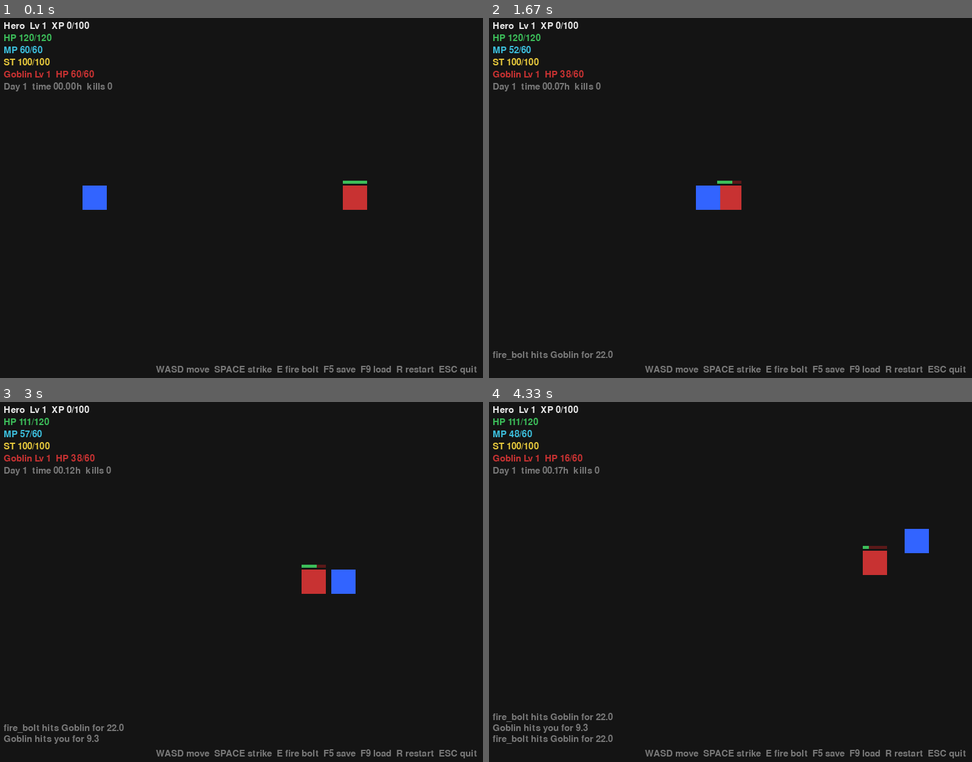
Above: before the commit, frames 1-4 (two rows, left to right).
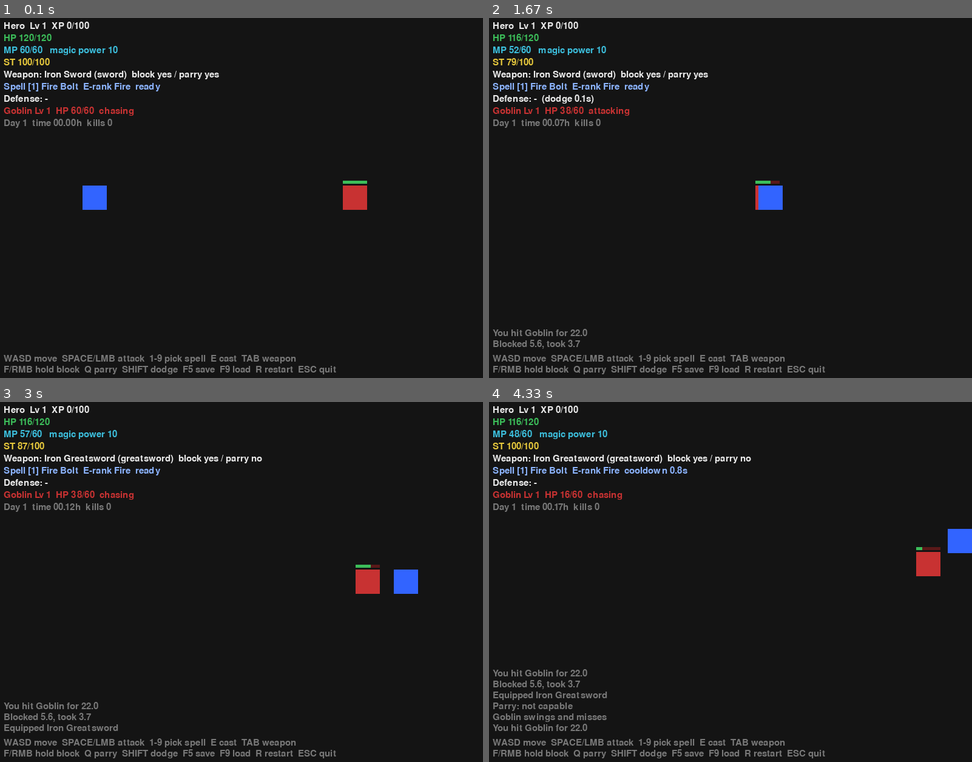
Above: after the commit, the same moments.

Repository: st10490392/magical-conquest-
Game: pygame game, started from main.py
Two runs of this game, one before a commit and one after it. Both use one fixed random seed, a clock stepped at 60 frames per second and the inputs below.
Inputs:
- Up to frame 1 (0.1 s): no input
- Up to frame 2 (1.67 s): hold E 0.33-0.8 s; hold D 0.33-0.8 s; tap Shift at 0.83 s; hold F 1.17-1.63 s; hold D 1.17-1.63 s
- Up to frame 3 (3 s): hold Q 1.67-2.13 s; hold D 1.67-2.13 s; hold Tab 2.17-2.63 s; hold D 2.17-2.63 s; tap Space at 2.67 s
- Up to frame 4 (4.33 s): tap Q at 3 s; hold D 3.33-3.8 s; hold W 3.83-4.13 s; hold D from 4.17 s (still down); tap E at 4.32 s

The runs differ from the first frame. In frame 1, 3.0% of the frame differs, in the area x 0-99%, y 7-99%; in frame 2, 4.8%; in frame 3, 5.3%; in frame 4, 5.8%, in the area x 0-100%, y 4-99%.

Commit message:
feat: integrate MC-002 mechanics into Pygame prototype

Diff:
--- a/game/presentation/pygame_app.py
+++ b/game/presentation/pygame_app.py
@@ -1,4 +1,4 @@
-"""Pygame front-end: keyboard -> PlayerInput, GameSession -> rectangles.
+"""Pygame front-end: keyboard/mouse -> PlayerInput, GameSession -> shapes.
 
 This is the only module that imports Pygame. It holds no game rules.
 """
@@ -6,14 +6,16 @@
 from __future__ import annotations
 
 from pathlib import Path
-from typing import Optional
+from typing import List, Optional, Tuple
 
 import pygame
 
 from game.core.entity import Entity
 from game.core.vector import Vec2
+from game.entities.enemy import EnemyState
+from game.magic.casting import check_spell_requirements
 from game.persistence.save_manager import SaveManager
-from game.session import Arena, GameSession, PlayerInput
+from game.session import Arena, GameSession, PlayerInput, outcome_text
 
 WIDTH, HEIGHT = 800, 600
 FPS = 60
@@ -21,21 +23,58 @@
 WHITE = (235, 235, 235)
 GREY = (120, 120, 120)
 RED = (200, 50, 50)
+ORANGE = (240, 150, 40)
 GREEN = (60, 190, 90)
 BLUE = (50, 100, 255)
+LIGHT_BLUE = (140, 180, 255)
 CYAN = (60, 190, 220)
 YELLOW = (230, 200, 60)
 BLACK = (20, 20, 20)
 DARK_RED = (90, 25, 25)
 
-
-def read_input() -> PlayerInput:
-    keys = pygame.key.get_pressed()
-    move = Vec2(
-        float(keys[pygame.K_d]) - float(keys[pygame.K_a]),
-        float(keys[pygame.K_s]) - float(keys[pygame.K_w]),
-    )
-    return PlayerInput(move=move, melee=bool(keys[pygame.K_SPACE]), magic=bool(keys[pygame.K_e]))
+SPELL_KEYS = {getattr(pygame, f"K_{n}"): n - 1 for n in range(1, 10)}
+
+
+class InputState:
+    """Collects one-shot presses from events between frames."""
+
+    def __init__(self) -> None:
+        self.reset()
+
+    def reset(self) -> None:
+        self.parry = False
+        self.dodge = False
+        self.cycle_weapon = False
+        self.select_spell: Optional[int] = None
+
+    def handle_keydown(self, key: int) -> None:
+        if key == pygame.K_q:
+            self.parry = True
+        elif key in (pygame.K_LSHIFT, pygame.K_RSHIFT):
+            self.dodge = True
+        elif key == pygame.K_TAB:
+            self.cycle_weapon = True
+        elif key in SPELL_KEYS:
+            self.select_spell = SPELL_KEYS[key]
+
+    def build(self) -> PlayerInput:
+        keys = pygame.key.get_pressed()
+        mouse = pygame.mouse.get_pressed()
+        controls = PlayerInput(
+            move=Vec2(
+                float(keys[pygame.K_d]) - float(keys[pygame.K_a]),
+                float(keys[pygame.K_s]) - float(keys[pygame.K_w]),
+            ),
+            melee=bool(keys[pygame.K_SPACE] or mouse[0]),
+            magic=bool(keys[pygame.K_e]),
+            block=bool(keys[pygame.K_f] or mouse[2]),
+            parry=self.parry,
+            dodge=self.dodge,
+            cycle_weapon=self.cycle_weapon,
+            select_spell=self.select_spell,
+        )
+        self.reset()
+        return controls
 
 
 def entity_rect(entity: Entity) -> pygame.Rect:
@@ -49,38 +88,90 @@
     pygame.draw.rect(screen, colour, (x, y, int(w * max(0.0, min(1.0, fraction))), h))
 
 
+def defense_label(session: GameSession) -> str:
+    d = session.player.defense
+    if d.is_dodging:
+        state = "DODGING"
+    elif d.is_parrying:
+        state = "PARRY WINDOW"
+    elif d.blocking:
+        state = "BLOCKING"
+    else:
+        state = "-"
+    cooldowns = []
+    if d.dodge_cooldown > 0:
+        cooldowns.append(f"dodge {d.dodge_cooldown:.1f}s")
+    if d.parry_cooldown > 0:
+        cooldowns.append(f"parry {d.parry_cooldown:.1f}s")
+    return f"Defense: {state}" + (f"  ({', '.join(cooldowns)})" if cooldowns else "")
+
+
+def hud_lines(session: GameSession) -> List[Tuple[str, Tuple[int, int, int]]]:
+    player, enemy = session.player, session.enemy
+    s = player.stats
+    weapon = player.weapon
+    guard = player.guard_profile()
+    weapon_text = (
+        f"Weapon: {weapon.name} ({weapon.weapon_type.value})" if weapon else "Weapon: unarmed"
+    ) + f"  block {'yes' if guard.can_block else 'no'} / parry {'yes' if guard.can_parry else 'no'}"
+    lines = [
+        (f"{player.name}  Lv {player.level}  XP {player.xp}/{player.xp_to_next}", WHITE),
+        (f"HP {s.health:.0f}/{s.max_health:.0f}", GREEN),
+        (f"MP {s.mana:.0f}/{s.max_mana:.0f}   magic power {s.magic_power:.0f}", CYAN),
+        (f"ST {s.stamina:.0f}/{s.max_stamina:.0f}", YELLOW),
+        (weapon_text, WHITE),
+    ]
+    spell = player.spellbook.selected
+    if spell is not None:
+        index = player.spellbook.spells.index(spell) + 1
+        problem = check_spell_requirements(player, spell)
+        cooldown = player.spellbook.cooldown_for(spell).remaining
+        status = outcome_text(problem) if problem else (f"cooldown {cooldown:.1f}s" if cooldown else "ready")
+        lines.append((f"Spell [{index}] {spell.name}  {spell.rank.value}-rank {spell.element.label}  {status}", LIGHT_BLUE))
+    lines.append((defense_label(session), WHITE))
+    if enemy is not None:
+        es = enemy.stats
+        lines.append((f"{enemy.name} Lv {enemy.level}  HP {es.health:.0f}/{es.max_health:.0f}  {enemy.state.value}", RED))
+    world = session.world
+    lines.append((f"Day {world.day}  time {world.time_of_day * 24:05.2f}h  kills {session.kills}", GREY))
+    return lines
+
+
 def draw(screen: pygame.Surface, font: pygame.font.Font, session: GameSession) -> None:
     screen.fill(BLACK)
     player, enemy = session.player, session.enemy
 
     if enemy is not None and enemy.is_alive:
         rect = entity_rect(enemy)
-        pygame.draw.rect(screen, RED, rect)
+        pygame.draw.rect(screen, ORANGE if enemy.state is EnemyState.WINDUP else RED, rect)
         draw_bar(screen, rect.x, rect.y - 8, rect.width, 5, enemy.stats.health / enemy.stats.max_health, GREEN)
 
     rect = entity_rect(player)
-    pygame.draw.rect(screen, BLUE if player.is_alive else GREY, rect)
-
-    s = player.stats
-    lines = [
-        (f"{player.name}  Lv {player.level}  XP {player.xp}/{player.xp_to_next}", WHITE),
-        (f"HP {s.health:.0f}/{s.max_health:.0f}", GREEN),
-        (f"MP {s.mana:.0f}/{s.max_mana:.0f}", CYAN),
-        (f"ST {s.stamina:.0f}/{s.max_stamina:.0f}", YELLOW),
-    ]
-    if enemy is not None:
-        es = enemy.stats
-        lines.append((f"{enemy.name} Lv {enemy.level}  HP {es.health:.0f}/{es.max_health:.0f}", RED))
-    world = session.world
-    lines.append((f"Day {world.day}  time {world.time_of_day * 24:05.2f}h  kills {session.kills}", GREY))
-    for i, (text, colour) in enumerate(lines):
+    defense = player.defense
+    if not player.is_alive:
+        colour = GREY
+    elif defense.is_dodging:
+        colour = LIGHT_BLUE
+    else:
+        colour = BLUE
+    pygame.draw.rect(screen, colour, rect)
+    if player.is_alive and defense.is_parrying:
+        pygame.draw.rect(screen, WHITE, rect.inflate(10, 10), 3)
+    elif player.is_alive and defense.blocking:
+        pygame.draw.rect(screen, YELLOW, rect.inflate(8, 8), 3)
+
+    for i, (text, colour) in enumerate(hud_lines(session)):
         screen.blit(font.render(text, True, colour), (10, 10 + i * 20))
 
     for i, text in enumerate(reversed(session.messages)):
-        screen.blit(font.render(text, True, GREY), (10, HEIGHT - 48 - i * 18))
-
-    help_text = "WASD move  SPACE strike  E fire bolt  F5 save  F9 load  R restart  ESC quit"
-    screen.blit(font.render(help_text, True, GREY), (WIDTH - font.size(help_text)[0] - 10, HEIGHT - 24))
+        screen.blit(font.render(text, True, GREY), (10, HEIGHT - 66 - i * 18))
+
+    help_lines = (
+        "WASD move  SPACE/LMB attack  1-9 pick spell  E cast  TAB weapon",
+        "F/RMB hold block  Q parry  SHIFT dodge  F5 save  F9 load  R restart  ESC quit",
+    )
+    for i, text in enumerate(help_lines):
+        screen.blit(font.render(text, True, GREY), (10, HEIGHT - 42 + i * 18))
 
     if not player.is_alive:
         big = font.render("YOU DIED - press R to restart", True, RED)
@@ -100,6 +191,7 @@
         arena = Arena(WIDTH, HEIGHT)
         saves = SaveManager(save_path)
         session = GameSession.new(arena=arena)
+        inputs = InputState()
 
         frames = 0
         running = True
@@ -126,8 +218,10 @@
                             session.log("Save loaded")
                         else:
                             session.log(f"Load failed ({result.status.value})")
-
-            session.update(dt, read_input())
+                    else:
+                        inputs.handle_keydown(event.key)
+
+            session.update(dt, inputs.build())
             draw(screen, font, session)
             pygame.display.flip()
 
--- a/game/session.py
+++ b/game/session.py
@@ -1,8 +1,8 @@
 """Headless game session: ties player, enemies, combat and world together.
 
-The Pygame layer converts keyboard state into a ``PlayerInput`` and draws the
-session; everything else happens here, so the whole demo loop can be driven
-by tests or a future server without a window.
+The Pygame layer converts keyboard/mouse state into a ``PlayerInput`` and
+draws the session; everything else happens here, so the whole demo loop can
+be driven by tests or a future server without a window.
 """
 
 from __future__ import annotations
@@ -11,21 +11,49 @@
 from typing import List, Optional
 
 from game.core.combat import AttackOutcome, AttackResult
+from game.core.defense import DefenseAction
+from game.core.entity import DeathRecord
 from game.core.vector import Vec2
 from game.entities.enemy import Enemy, create_goblin
-from game.entities.player import FIRE_BOLT, MELEE_STRIKE, Player
+from game.entities.player import Player
+from game.equipment.catalog import WEAPONS
+from game.magic.attributes import MagicAttribute
+from game.magic.catalog import SPELLS
+from game.magic.casting import check_spell_requirements
 from game.world.world_state import WorldState
 
+# PROTOTYPE VALUES - NON-FINAL BALANCE.
 STAMINA_REGEN_PER_SECOND = 15.0
 MANA_REGEN_PER_SECOND = 4.0
 ENEMY_RESPAWN_SECONDS = 3.0
+BLOCK_MOVE_MULTIPLIER = 0.5
+DODGE_SPEED_MULTIPLIER = 2.8
+
+# Attributes the demo character starts with. Deliberately not all of them,
+# so the demo also shows the "missing attribute" requirement.
+DEMO_ATTRIBUTES = (MagicAttribute.FIRE, MagicAttribute.ICE, MagicAttribute.WIND, MagicAttribute.LIGHTNING, MagicAttribute.LIGHT)
+STARTING_WEAPON_ID = "iron_sword"
+
+# Order in which TAB cycles weapons; None means unarmed.
+WEAPON_CYCLE = (*WEAPONS.keys(), None)
 
 
 @dataclass(frozen=True)
 class PlayerInput:
+    """One frame of player intent.
+
+    ``melee``, ``magic`` and ``block`` are held states; ``parry``, ``dodge``,
+    ``cycle_weapon`` and ``select_spell`` are one-shot presses.
+    """
+
     move: Vec2 = Vec2()
-    melee: bool = False
-    magic: bool = False
+    melee: bool = False  # attack with the equipped weapon (or unarmed)
+    magic: bool = False  # cast the selected spell
+    block: bool = False
+    parry: bool = False
+    dodge: bool = False
+    cycle_weapon: bool = False
+    select_spell: Optional[int] = None  # 0-based index into the spellbook
 
 
 @dataclass
@@ -35,6 +63,10 @@
 
     def clamp(self, position: Vec2, margin: float) -> Vec2:
         return position.clamped(margin, margin, self.width - margin, self.height - margin)
+
+
+def outcome_text(outcome: AttackOutcome) -> str:
+    return outcome.value.replace("_", " ")
 
 
 @dataclass
@@ -45,6 +77,7 @@
     enemy: Optional[Enemy] = None
     kills: int = 0
     messages: List[str] = field(default_factory=list)
+    last_player_death: Optional[DeathRecord] = None
     _respawn_timer: float = 0.0
 
     def __post_init__(self) -> None:
@@ -54,7 +87,14 @@
     @classmethod
     def new(cls, player_name: str = "Hero", arena: Optional[Arena] = None) -> "GameSession":
         arena = arena or Arena()
-        player = Player(player_name, position=Vec2(arena.width * 0.2, arena.height * 0.5))
+        player = Player(
+            player_name,
+            position=Vec2(arena.width * 0.2, arena.height * 0.5),
+            magic_attributes=DEMO_ATTRIBUTES,
+        )
+        player.equip(WEAPONS[STARTING_WEAPON_ID])
+        for spell in SPELLS.values():
+            player.learn_spell(spell)
         return cls(player=player, arena=arena)
 
     def spawn_enemy(self) -> Enemy:
@@ -68,31 +108,30 @@
         self.messages.append(text)
         del self.messages[:-6]  # keep only the recent ones for the HUD
 
+    # ------------------------------------------------------------------ loop
     def update(self, dt: float, controls: PlayerInput) -> None:
         self.world.tick(dt)
         player = self.player
         player.update(dt)
 
         if player.is_alive:
-            player.move(controls.move, dt)
-            player.position = self.arena.clamp(player.position, player.size / 2)
-            player.stats.restore_stamina(STAMINA_REGEN_PER_SECOND * dt)
-            player.stats.restore_mana(MANA_REGEN_PER_SECOND * dt)
+            self._handle_loadout_input(controls)
+            self._handle_defense_input(controls)
+            self._move_player(dt, controls)
 
         enemy = self.enemy
-        if enemy is not None and enemy.is_alive:
+        busy = player.defense.blocking or player.defense.is_dodging
+        if enemy is not None and enemy.is_alive and player.is_alive and not busy:
             if controls.melee:
-                self._player_attack(MELEE_STRIKE)
+                self._player_attack(player.weapon_attack(enemy, self.world.time))
             elif controls.magic:
-                self._player_attack(FIRE_BOLT)
+                self._player_attack(player.cast(enemy, world_time=self.world.time))
 
         if enemy is not None and enemy.is_alive:
             result = enemy.update(dt, player, self.world.time)
             enemy.position = self.arena.clamp(enemy.position, enemy.size / 2)
-            if result is not None and result.landed:
-                self.log(f"{enemy.name} hits you for {result.damage:.1f}")
-                if result.killed:
-                    self.log("You died.")
+            if result is not None:
+                self._report_enemy_attack(enemy, result)
         elif enemy is not None:
             enemy.update(dt, None)
             self._respawn_timer -= dt
@@ -100,16 +139,80 @@
                 self.spawn_enemy()
                 self.log(f"A level {self.enemy.level} {self.enemy.name} appears.")
 
-    def _player_attack(self, attack) -> Optional[AttackResult]:
+    def _handle_loadout_input(self, controls: PlayerInput) -> None:
+        player = self.player
+        if controls.select_spell is not None and player.spellbook.select_index(controls.select_spell):
+            spell = player.spellbook.selected
+            problem = check_spell_requirements(player, spell)
+            note = f" ({outcome_text(problem)})" if problem else ""
+            self.log(f"Selected {spell.name} [{spell.rank.value}-rank {spell.element.label}]{note}")
+        if controls.cycle_weapon:
+            current = player.weapon.weapon_id if player.weapon else None
+            next_id = WEAPON_CYCLE[(WEAPON_CYCLE.index(current) + 1) % len(WEAPON_CYCLE)]
+            if next_id is None:
+                player.unequip()
+                self.log("Unequipped weapon (unarmed)")
+            else:
+                player.equip(WEAPONS[next_id])
+                self.log(f"Equipped {WEAPONS[next_id].name}")
+
+    def _handle_defense_input(self, controls: PlayerInput) -> None:
+        player = self.player
+        if controls.dodge:
+            action = player.dodge()
+            if action is not DefenseAction.STARTED:
+                self.log(f"Dodge: {action.value.replace('_', ' ')}")
+        if controls.parry:
+            action = player.parry()
+            if action is not DefenseAction.STARTED:
+                self.log(f"Parry: {action.value.replace('_', ' ')}")
+        if controls.block and not player.defense.blocking and not player.defense.is_dodging:
+            player.start_block()  # silently does nothing with a weapon that cannot block
+        elif not controls.block and player.defense.blocking:
+            player.stop_block()
+
+    def _move_player(self, dt: float, controls: PlayerInput) -> None:
+        player = self.player
+        defense = player.defense
+        if defense.is_dodging:
+            direction = controls.move if controls.move.length() else player.facing
+            player.move(direction, dt * DODGE_SPEED_MULTIPLIER)
+        elif defense.blocking:
+            player.move(controls.move, dt * BLOCK_MOVE_MULTIPLIER)
+        else:
+            player.move(controls.move, dt)
+        player.position = self.arena.clamp(player.position, player.size / 2)
+        if not defense.blocking and not defense.is_dodging:
+            player.stats.restore_stamina(STAMINA_REGEN_PER_SECOND * dt)
+        player.stats.restore_mana(MANA_REGEN_PER_SECOND * dt)
+
+    # ------------------------------------------------------------- reporting
+    def _player_attack(self, result: AttackResult) -> AttackResult:
         enemy = self.enemy
-        result = self.player.attack(enemy, attack, self.world.time)
         if result.landed:
-            self.log(f"{attack.name} hits {enemy.name} for {result.damage:.1f}")
+            self.log(f"You hit {enemy.name} for {result.damage:.1f}")
             if result.killed:
                 self._on_enemy_killed(enemy)
-        elif result.outcome in (AttackOutcome.NOT_ENOUGH_MANA, AttackOutcome.NOT_ENOUGH_STAMINA):
-            self.log(result.outcome.value.replace("_", " "))
+        elif result.outcome not in (AttackOutcome.ON_COOLDOWN, AttackOutcome.OUT_OF_RANGE):
+            self.log(outcome_text(result.outcome))
         return result
+
+    def _report_enemy_attack(self, enemy: Enemy, result: AttackResult) -> None:
+        outcome = result.outcome
+        if outcome is AttackOutcome.HIT:
+            self.log(f"{enemy.name} hits you for {result.damage:.1f}")
+        elif outcome is AttackOutcome.BLOCKED:
+            broken = " - guard broken!" if result.guard_broken else ""
+            self.log(f"Blocked {result.absorbed:.1f}, took {result.damage:.1f}{broken}")
+        elif outcome is AttackOutcome.PARRIED:
+            self.log("Parried!")
+        elif outcome is AttackOutcome.DODGED:
+            self.log("Dodged!")
+        elif outcome is AttackOutcome.OUT_OF_RANGE:
+            self.log(f"{enemy.name} swings and misses")
+        if result.killed:
+            self.last_player_death = result.death
+            self.log(f"You died ({result.death.context.value}).")
 
     def _on_enemy_killed(self, enemy: Enemy) -> None:
         self.kills += 1
